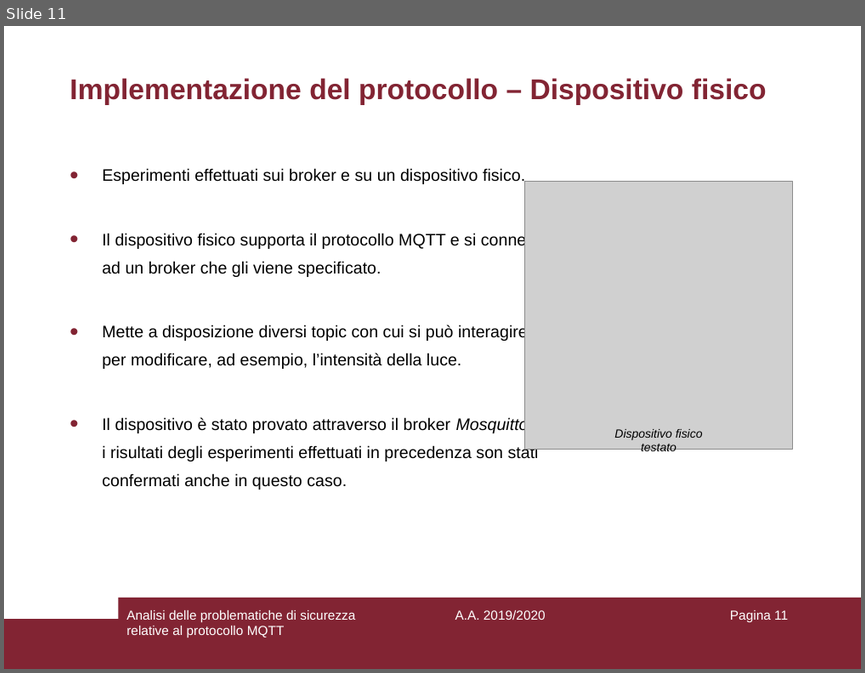
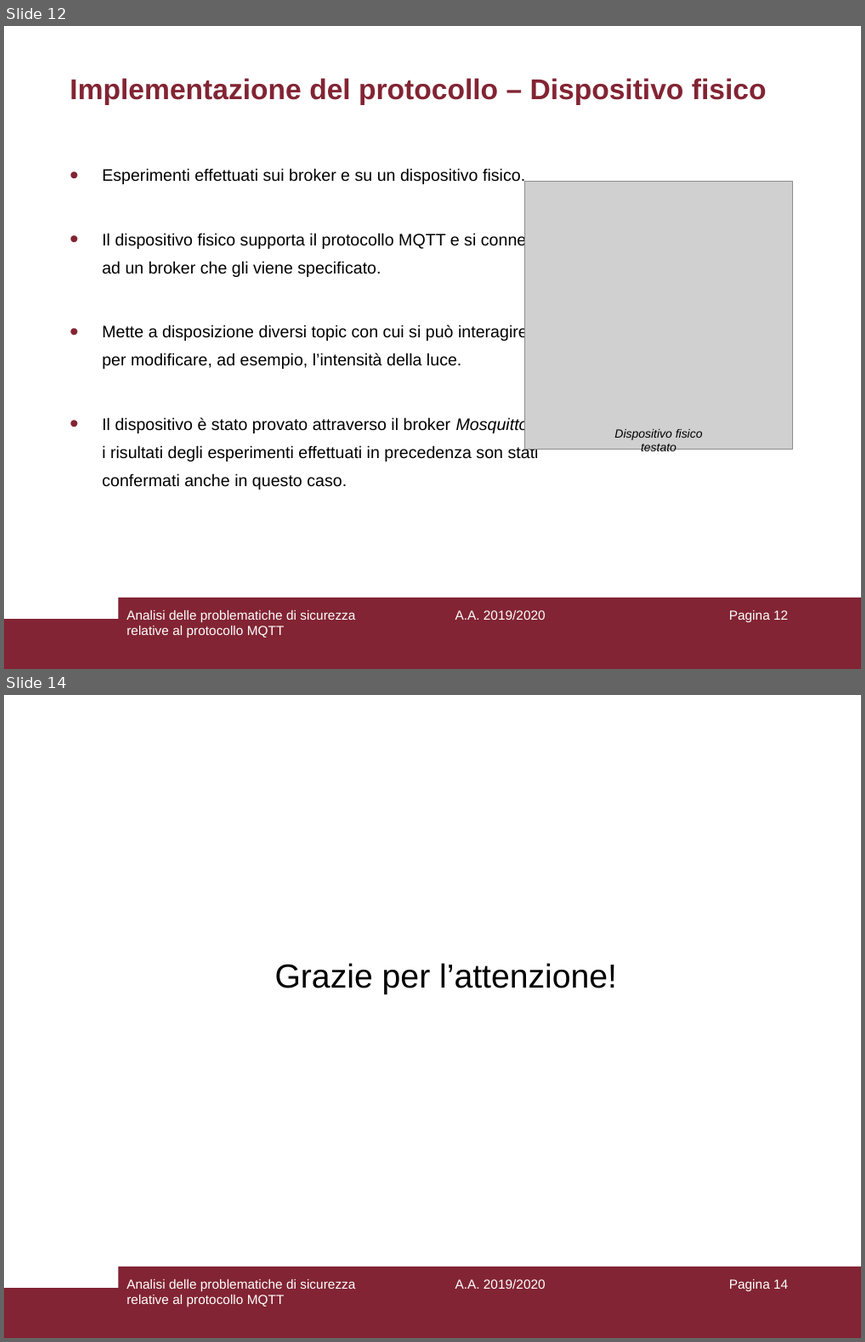
Before and after one commit to aedoardo/bachelor-degree-thesis, a slide deck: slides/Presentazione.ppt. Shown one above the other, each under a label of ours: slide 11 before the commit, slides 12 and 14 after it; the slides between them are not shown. The pictures are 865x673 and 865x1342 pixels, drawn with LibreOffice and Linux fonts; fonts in the diff are those of the drawing; grey boxes stand for pictures. Boxes give left, top, right and bottom in pixels: in the first picture for what was removed or moved away, otherwise in the second. Text is boxed around its words. In the diff, an @@ line names an element or a change of style, - is before the commit and + after.

```diff
--- a/slides/Presentazione.ppt
+++ b/slides/Presentazione.ppt
@@ slide 14 added at [4, 695, 861, 1338], background #FFFFFF; not listed: 2 template elements that a slide beside it also shows @@
@@ text added at [275, 963, 617, 994], 28 pt, text #000000 @@
+Grazie per l’attenzione!
@@ text added at [126, 1279, 355, 1306], 11 pt, text #FFFFFF @@
+Analisi delle problematiche di sicurezza relative al protocollo MQTT
@@ text added at [455, 1279, 545, 1288], 11 pt, text #FFFFFF @@
+A.A. 2019/2020
@@ page number added at [729, 1279, 788, 1291], 11 pt, text #FFFFFF @@
+Pagina 14
@@ what was slide 11 is now slide 12 @@
@@ page number at [729, 610, 788, 622]: text changed @@
-Pagina 11
+Pagina 12
```
Also in this commit, not shown: 1 slide changed, 1 other slide added, 1 slide removed, 1 other file.
